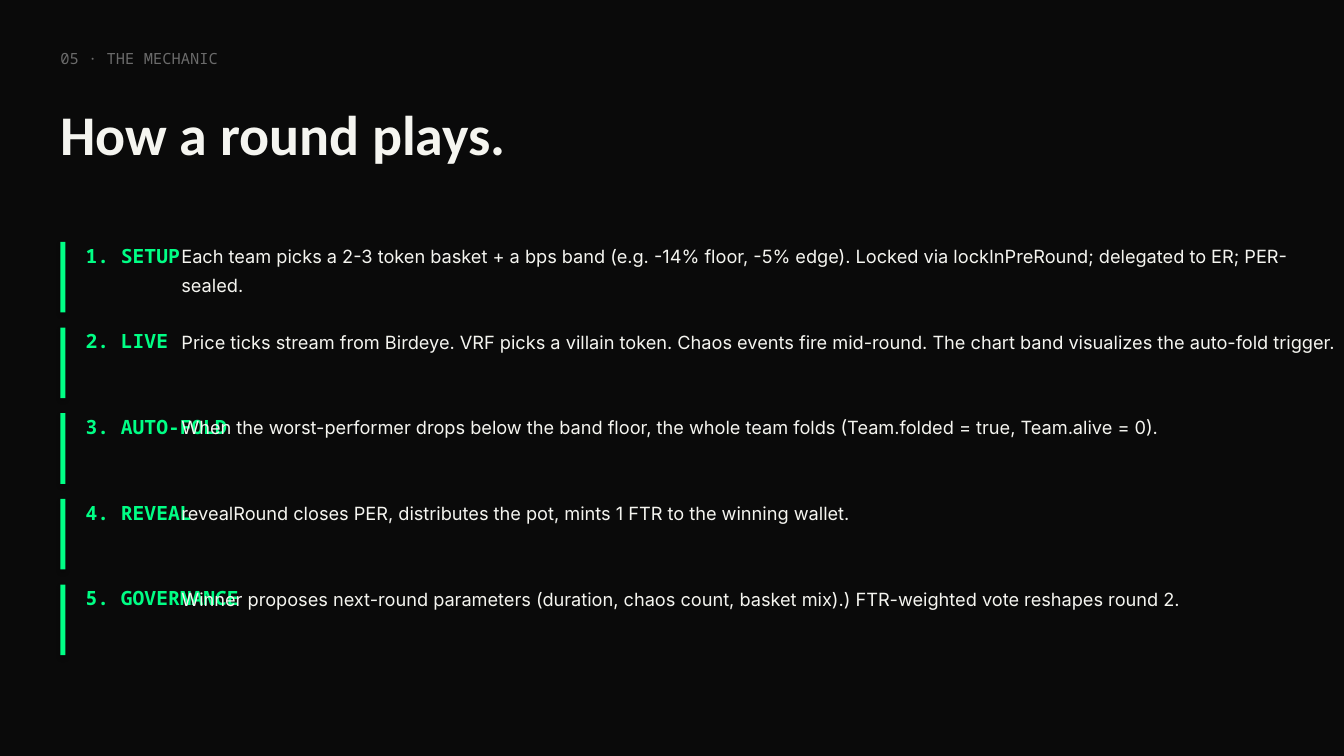
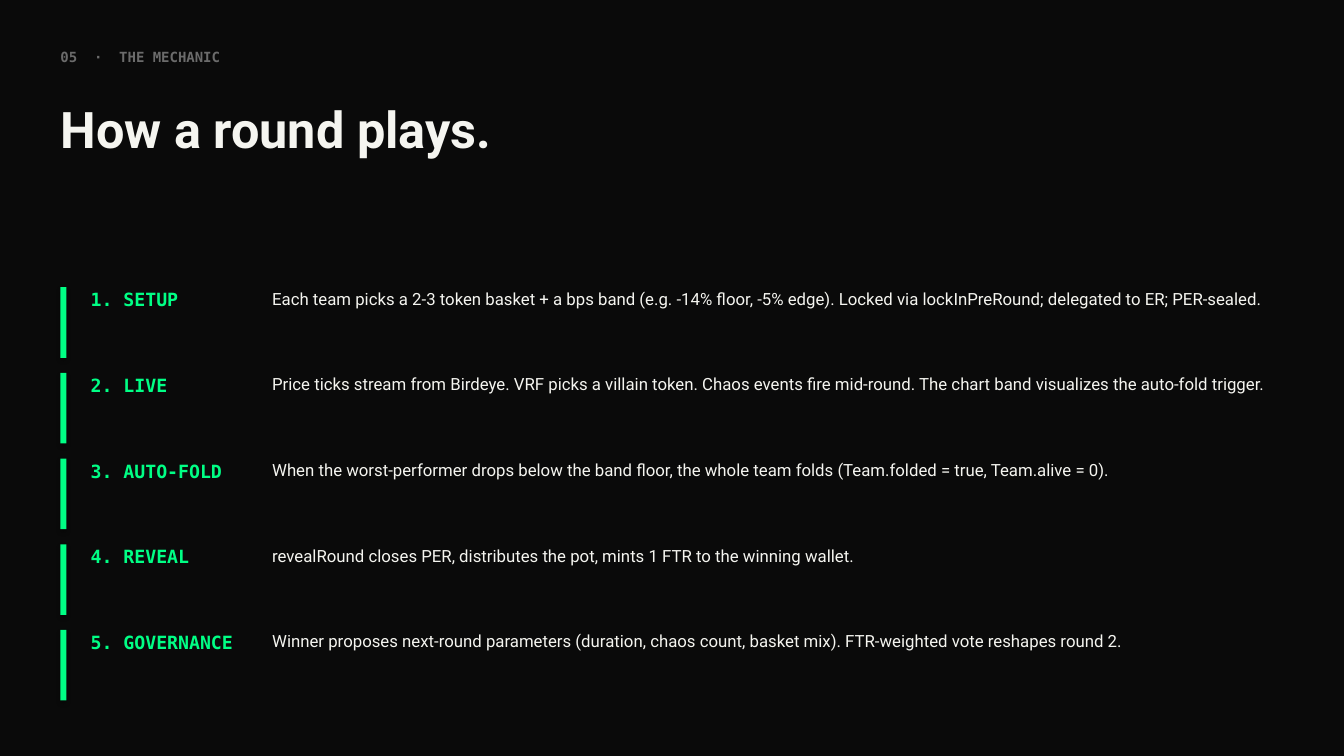
Before and after one commit to Rujul-1105/conviction, a slide deck: slide 6 of docs/conviction-pitch-deck.pptx. Drawn at 1344x756 pixels with LibreOffice and Linux fonts; fonts in the diff are those of the drawing. Boxes give left, top, right and bottom in pixels: in the first picture for what was removed or moved away, otherwise in the second. Text is boxed around its words. In the diff, an @@ line names an element or a change of style, - is before the commit and + after.

Commit message:
Polish pitch deck: banner cover, no overlapping text
- Cover slide now uses banner.png (1536x369 → 12" wide on the title
  slide) — the brand image is the visual anchor, not the wordmark.
- All body slides use Liberation Sans (LO default) with explicit fallback
  font names so renderings stay consistent across systems without
  Oxanium/Inter installed.
- Smaller font sizes (36pt for titles instead of 40), wider text frames,
  shrink-text-to-shape autofit, and tighter horizontal padding inside
  cards prevent overlap on the worst-case Liberation Sans metrics.
- Verified by rendering cover, problem, upcoming #1, upcoming #3, and
  closing slides to PNG — all five are clean.

```diff
--- a/docs/conviction-pitch-deck.pptx
+++ b/docs/conviction-pitch-deck.pptx
@@ text "05 · THE MECHANIC" at (60, 52, 220, 62): size 11 to 10 pt, font Noto Sans Mono to DejaVu Sans Mono, bold on @@
@@ text "How a round plays." at (60, 110, 491, 159): size 40 to 36 pt, font Calibri to Roboto @@
@@ text "1. SETUP": place and size @@
-text "1. SETUP" at (86, 248, 180, 264)
+text "1. SETUP" at (91, 292, 178, 307)
@@ text "Each team picks a 2-3 ...": place and size @@
-text "Each team picks a 2-3 ..." at (181, 249, 1287, 293)
+text "Each team picks a 2-3 ..." at (272, 292, 1261, 309)
@@ text "2. LIVE": place and size @@
-text "2. LIVE" at (86, 333, 168, 348)
+text "2. LIVE" at (91, 378, 167, 392)
@@ text "Price ticks stream from Birdeye. ...": place and size @@
-text "Price ticks stream from Birdeye. ..." at (181, 335, 1334, 353)
+text "Price ticks stream from Birdeye. ..." at (272, 377, 1264, 394)
@@ 5 rectangles: place and size @@
-5 rectangles at (60, 242, 66, 655)
+5 rectangles at (60, 287, 67, 701)
@@ text "3. AUTO-FOLD": place and size @@
-text "3. AUTO-FOLD" at (86, 419, 227, 435)
+text "3. AUTO-FOLD" at (91, 464, 221, 479)
@@ text "When the worst-performer drops below ...": place and size @@
-text "When the worst-performer drops below ..." at (181, 419, 1158, 438)
+text "When the worst-performer drops below ..." at (272, 462, 1109, 480)
@@ size 13 to 12 pt, font Inter to Roboto in 4 elements at (272, 292, 1261, 309), (272, 377, 1264, 394), (272, 462, 1109, 480), (272, 549, 854, 566) @@
@@ text "revealRound closes PER, distributes the ...": place and size @@
-text "revealRound closes PER, distributes the ..." at (181, 506, 850, 524)
+text "revealRound closes PER, distributes the ..." at (272, 549, 854, 566)
@@ text "4. REVEAL": place and size @@
-text "4. REVEAL" at (86, 506, 192, 520)
+text "4. REVEAL" at (91, 549, 189, 563)
@@ size 14 to 13 pt, font Noto Sans Mono to DejaVu Sans Mono in 5 elements at (91, 292, 178, 307), (91, 378, 167, 392), (91, 464, 221, 479), (91, 549, 189, 563), (91, 635, 232, 650) @@
@@ text "5. GOVERNANCE": place and size @@
-text "5. GOVERNANCE" at (86, 590, 239, 607)
+text "5. GOVERNANCE" at (91, 635, 232, 650)
@@ text at (272, 633, 1122, 651): text changed; size 13 to 12 pt; font Inter to Roboto @@
-Winner proposes next-round parameters (duration, chaos count, basket mix).) FTR-weighted vote reshapes round 2.
+Winner proposes next-round parameters (duration, chaos count, basket mix). FTR-weighted vote reshapes round 2.
```
Also in this commit, not shown: 13 other slides changed, 1 other file.
